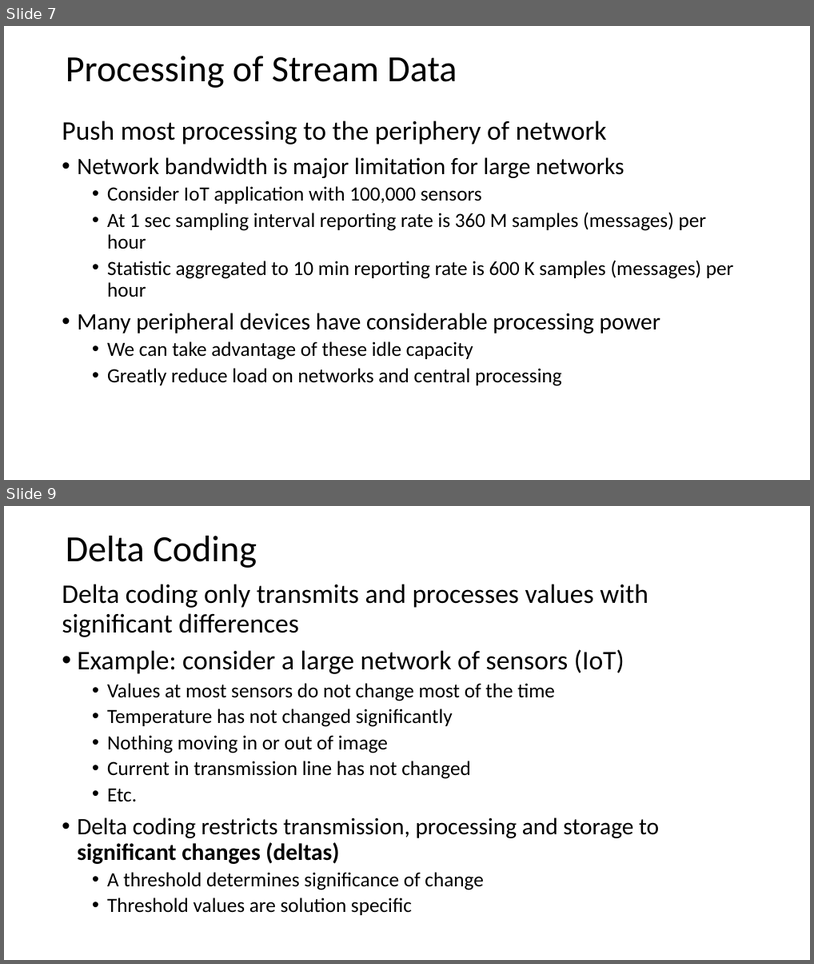
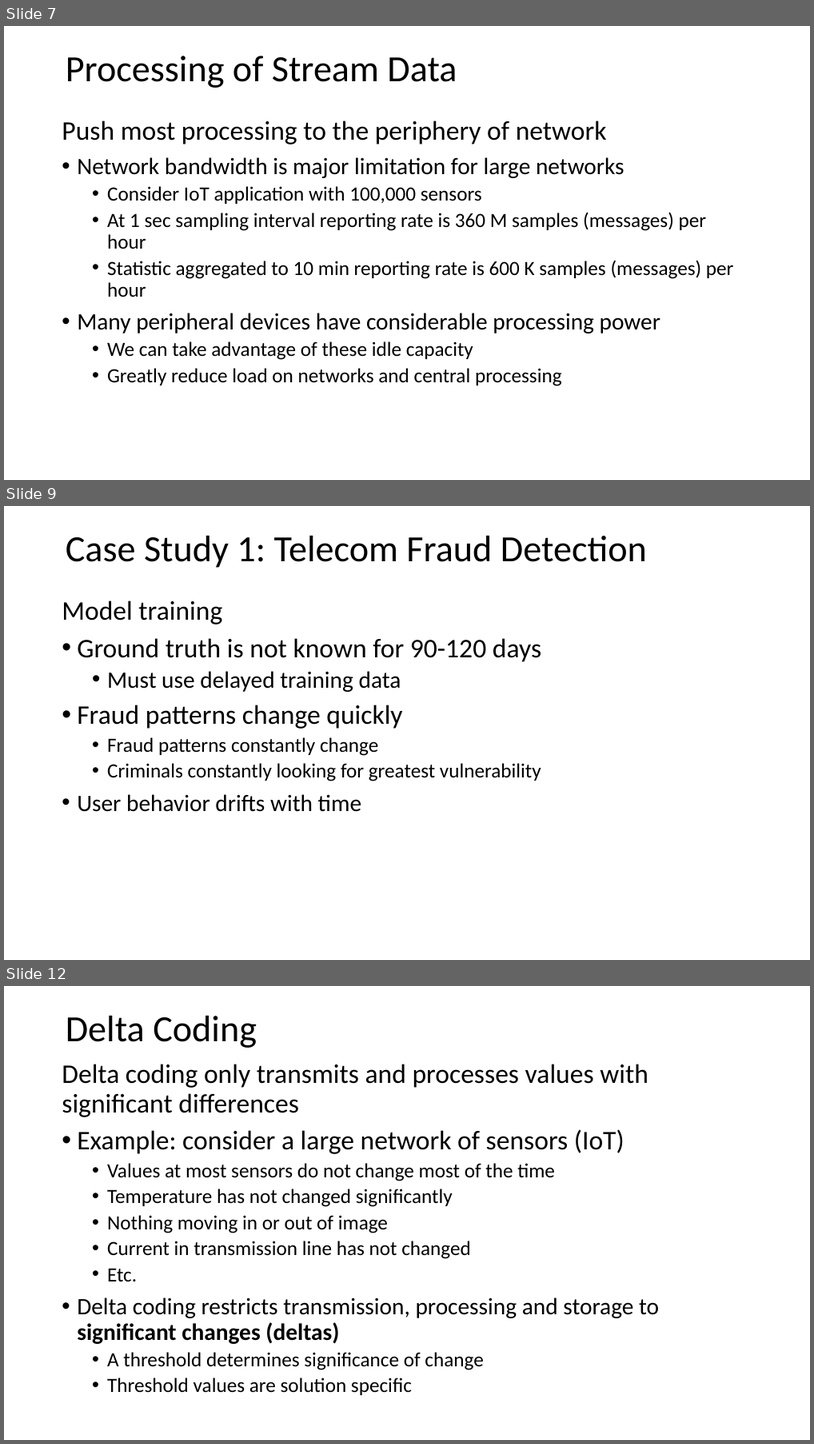
Before and after one commit to StephenElston/CSCI-E-108, a slide deck: slides/3_StreamingAnalytics.pptx. Shown one above the other, each under a label of ours: slides 7 and 9 before the commit, slides 7, 9 and 12 after it; the slides between them are not shown. The pictures are 814x964 and 814x1444 pixels, drawn with LibreOffice and Linux fonts; fonts in the diff are those of the drawing. Boxes give left, top, right and bottom in pixels: in the first picture for what was removed or moved away, otherwise in the second. Text is boxed around its words. In the diff, an @@ line names an element or a change of style, - is before the commit and + after.

```diff
--- a/slides/3_StreamingAnalytics.pptx
+++ b/slides/3_StreamingAnalytics.pptx
@@ slide 9 added at [4,506,810,960], background #FFFFFF @@
@@ text added at [66,536,647,568], 44 pt, text #000000 @@
+Case Study 1: Telecom Fraud Detection
@@ text added at [62,600,542,812], 24 pt, text #000000 @@
+Model training
+• Ground truth is not known for 90-120 days
+  • Must use delayed training data
+• Fraud patterns change quickly
+  • Fraud patterns constantly change
+  • Criminals constantly looking for greatest vulnerability
+• User behavior drifts with time
@@ what was slide 9 is now slide 12 @@
```
Also in this commit, not shown: 4 slides changed, 5 other slides added, 1 slide removed.
